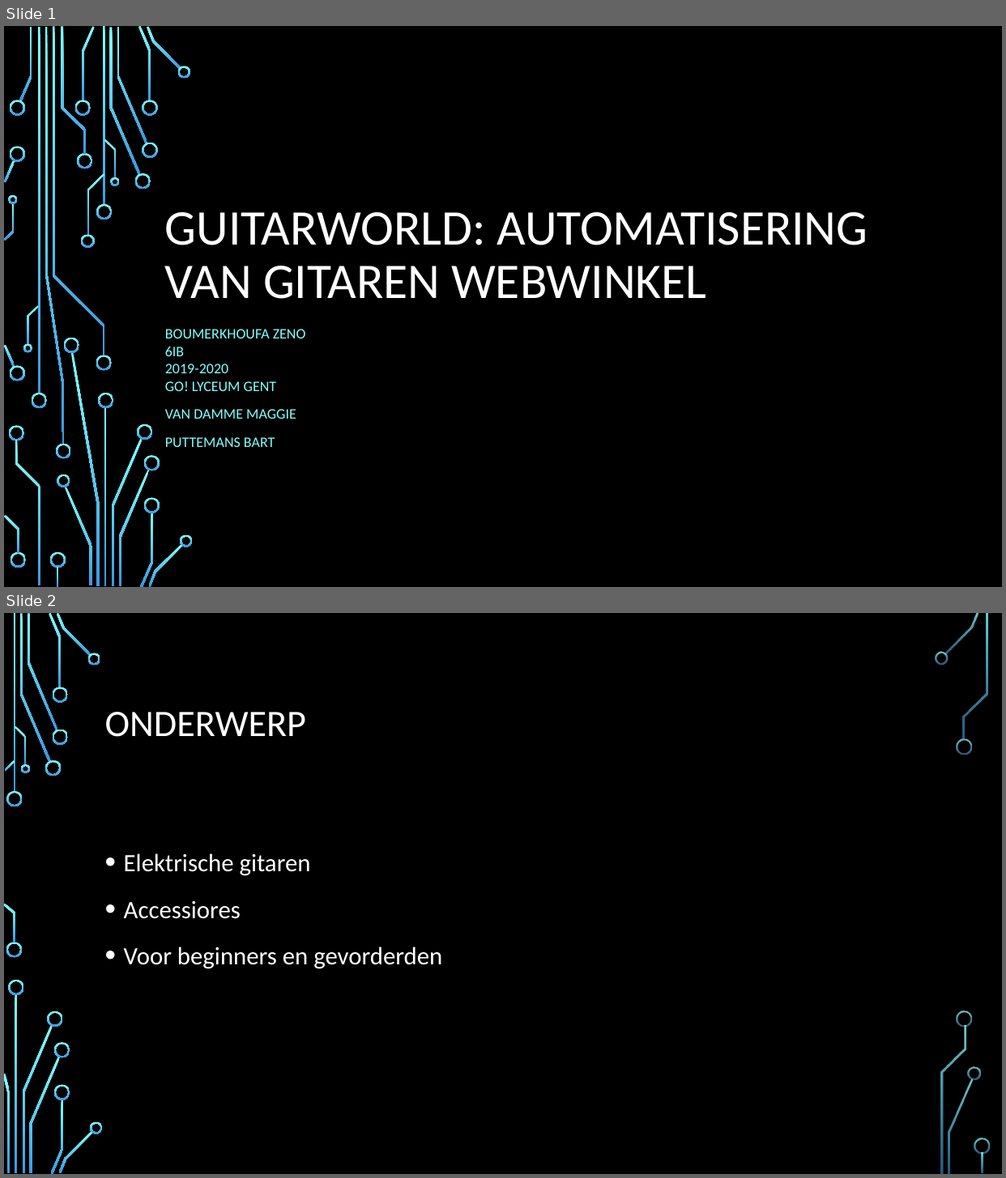
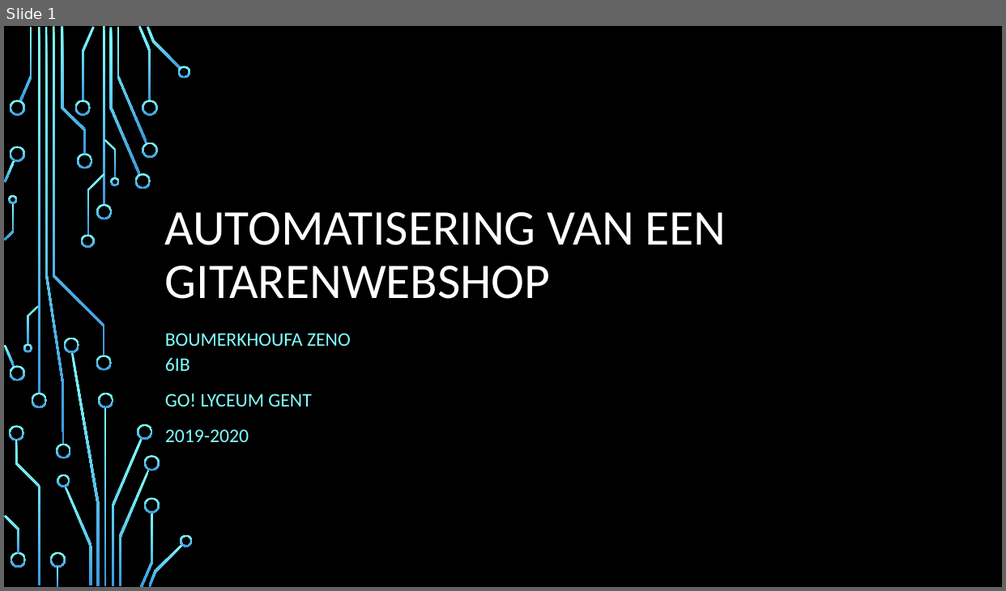
Before and after one commit to ZenoBoumerkhoufa/GuitarWorld, a slide deck: GIP/documents/Guitarworld.pptx. Shown one above the other, each under a label of ours: slides 1 and 2 before the commit, slide 1 after it. The pictures are 1006x1178 and 1006x591 pixels, drawn with LibreOffice and Linux fonts; fonts in the diff are those of the drawing; background and template pictures are left out. Boxes give left, top, right and bottom in pixels: in the first picture for what was removed or moved away, otherwise in the second. Text is boxed around its words. In the diff, an @@ line names an element or a change of style, - is before the commit and + after.

```diff
--- a/GIP/documents/Guitarworld.pptx
+++ b/GIP/documents/Guitarworld.pptx
@@ slide 2 removed at (4, 613, 1002, 1174), background picture (left out) @@
@@ title removed at (105, 712, 306, 737) @@
-ONDERWERP
@@ text removed at (124, 854, 442, 969) @@
-• Elektrische gitaren
-• Accessiores
-• Voor beginners en gevorderden
@@ group removed at (4, 613, 990, 1174): 33 freeform shapes, 3 rectangles @@
@@ slide 1 changed as well @@
@@ title at (165, 212, 727, 299): text changed @@
-GUITARWORLD: AUTOMATISERING VAN GITAREN WEBWINKEL
+AUTOMATISERING VAN EEN GITARENWEBSHOP
@@ subtitle at (165, 333, 351, 442): text changed; size 14 to 18.5 pt @@
-BOUMERKHOUFA ZENO
-6IB
-2019-2020
-GO! LYCEUM GENT
-VAN DAMME MAGGIE
-PUTTEMANS BART
+BOUMERKHOUFA ZENO
+6IB
+GO! LYCEUM GENT
+2019-2020
```
Also in this commit, not shown: 3 other slides changed, 7 slides added, 4 other slides removed, 19 other files.
